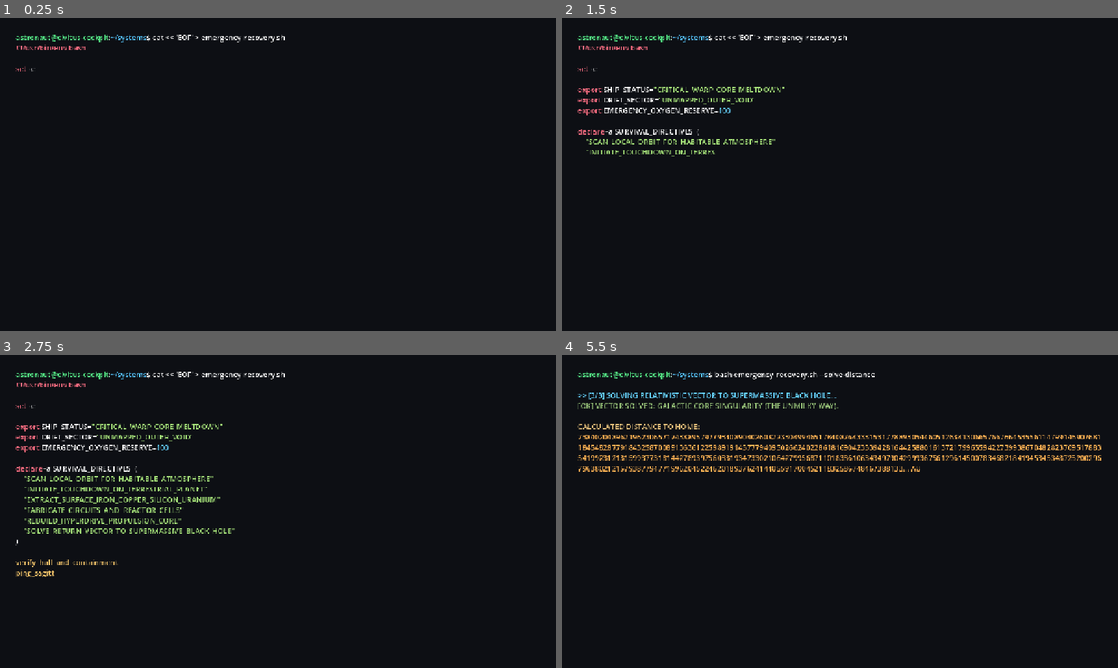
Above: before the commit, frames 1-4 (two rows, left to right).
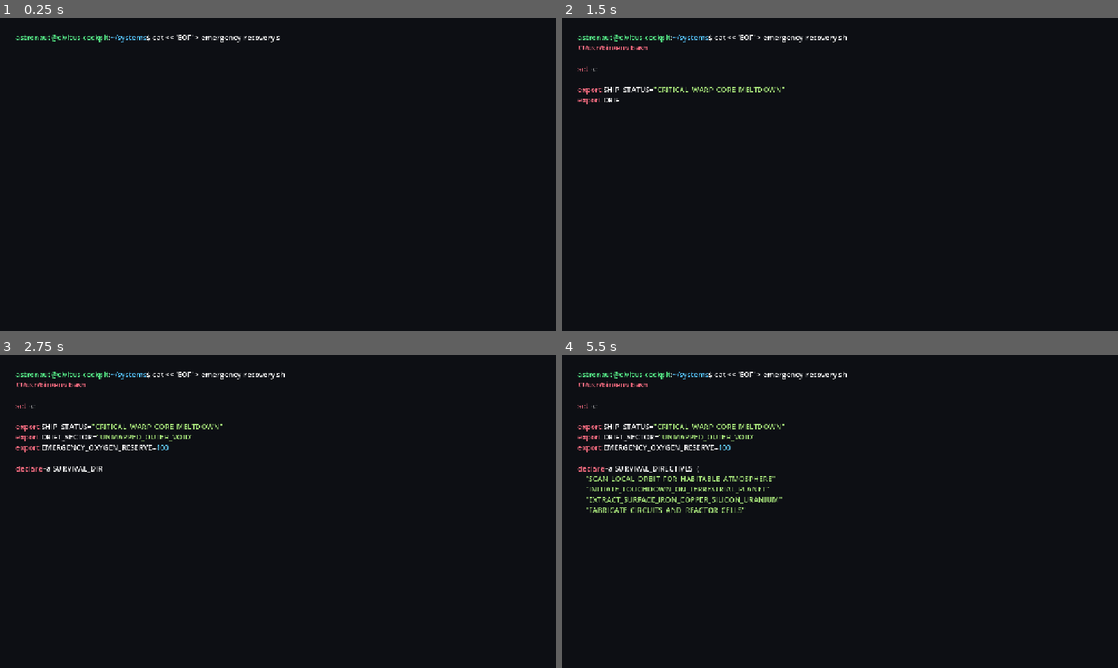
Above: after the commit, the same moments.

Repository: nicolasbuelvas/CIVITUS
Game: Godot game, scene res://scenes/tools/record_authentic_code_intro.tscn
Same seed, same stepped clock (60 frames per second), same inputs: the game is played once before the commit and once after it. This scene is started directly instead of the project's main scene. Sound files missing from this copy of the repository are replaced by a short silence.
Inputs (mouse positions are in pixels of both pictures, inside the frame that each line leads up to):
- Up to frame 1 (0.25 s): no input
- Up to frame 2 (1.5 s): tap Enter at 0.5 s; move the mouse to (962, 158) at 0.52 s; hold D (move_right) 0.53-1.25 s; hold Left (rotate_cam_left) 0.53-1.25 s; click (962, 158) at 0.67 s; drag from (728, 190) to (812, 237) at 1.27 s
- Up to frame 3 (2.75 s): move the mouse to (333, 442) at 2.02 s; hold D (move_right) from 2.03 s (still down); hold Shift (sprint) from 2.03 s (still down)
- Up to frame 4 (5.5 s): release D (move_right) at 2.75 s; release Shift (sprint) at 2.75 s; tap Space (jump_thrust) at 2.75 s; drag from (812, 574) to (673, 464) at 2.77 s; move the mouse to (1006, 558) at 3.52 s; hold A (move_left) 3.53-4.25 s; hold F 3.53-4.25 s; drag from (673, 464) to (756, 433) at 4.27 s; move the mouse to (867, 511) at 5.02 s; hold S (move_backward) from 5.03 s (still down); tap H at 5.1 s; click (867, 511) at 5.17 s

The runs differ from the first frame. In frame 1, 0.1% of the frame differs, in the area x 2-52%, y 5-18%; in frame 2, 1.1%; in frame 3, 2.0%; in frame 4, 6.5%, in the area x 2-97%, y 5-51%.

Commit message:
feat: 60fps silky smooth window-to-sun glide and extended 16s code execution with shortened black hole

Diff:
--- a/scripts/tools/record_authentic_code_intro.gd
+++ b/scripts/tools/record_authentic_code_intro.gd
@@ -1,7 +1,7 @@
 extends Node3D
 
 var frame_count: int = 0
-var max_frames: int = 750 # 25.0s @ 30fps
+var max_frames: int = 1440 # 24.0s @ 60fps
 var frames_dir: String = "res://temp_frames/authentic_intro/"
 var anim_time: float = 0.0
 
@@ -75,7 +75,7 @@
 var infinite_digits_pool: String = ""
 
 func _ready() -> void:
-	print("[Linux TTY Intro] Initializing 25.0s timed intro sequence...")
+	print("[Linux TTY Intro] Initializing 24.0s @ 60 FPS sequence...")
 	DirAccess.make_dir_recursive_absolute(ProjectSettings.globalize_path(frames_dir))
 
 	total_bash_chars = bash_script_plain.length()
@@ -222,7 +222,8 @@
 	title_card.add_child(subtitle_lbl)
 
 func _process(_delta: float) -> void:
-	var dt = 1.0 / 30.0
+	# Fixed step of 1/60s per frame for 60 FPS silky smooth motion
+	var dt = 1.0 / 60.0
 	anim_time += dt
 	_update_sequence(anim_time, dt)
 
@@ -235,57 +236,57 @@
 
 	frame_count += 1
 	if frame_count >= max_frames:
-		print("[Linux TTY Intro] All 750 frames captured.")
+		print("[Linux TTY Intro] All 1440 frames captured.")
 		get_tree().quit(0)
 
 func _update_sequence(t: float, dt: float) -> void:
 	# =========================================================================
-	# BEAT 1: 0.0s to 12.0s -> CODE & TERMINAL (LONGEST BEAT - 12s)
-	# =========================================================================
-	if t < 12.0:
+	# BEAT 1: 0.0s to 16.0s -> CODE & TERMINAL (LONGEST BEAT - 16s)
+	# =========================================================================
+	if t < 16.0:
 		black_screen.visible = true
 		terminal_rtl.visible = true
 		black_hole_quad.visible = false
 		sun_sphere.visible = false
 		ship.visible = false
 
-		# Phase 1A: Typing bash script (0.0s to 6.5s)
-		if t < 6.5:
-			var typing_p = clamp(t / 6.0, 0.0, 1.0)
+		# Phase 1A: Typing bash script calmly (0.0s to 8.5s)
+		if t < 8.5:
+			var typing_p = clamp(t / 8.0, 0.0, 1.0)
 			var chars_to_show = int(typing_p * total_bash_chars)
 			var cursor = "[color=#5af78e]█[/color]" if fmod(t, 0.24) < 0.12 else " "
 			terminal_rtl.text = prompt_str + bash_script_bbcode + cursor
 			terminal_rtl.visible_characters = 54 + chars_to_show
 
-		# Phase 1B: Part 1 Run & Error (6.5s to 8.2s)
-		elif t < 8.2:
+		# Phase 1B: Part 1 Run & Error (8.5s to 10.8s)
+		elif t < 10.8:
 			terminal_rtl.visible_characters = -1
-			if t > 8.0:
+			if t > 10.6:
 				terminal_rtl.text = "[color=#5af78e]astronaut@civitus-cockpit[/color]:[color=#57c7ff]~/systems[/color][color=#f1f1f0]$[/color] clear"
 			else:
 				var out = "[color=#5af78e]astronaut@civitus-cockpit[/color]:[color=#57c7ff]~/systems[/color][color=#f1f1f0]$[/color] bash emergency_recovery.sh --check-relay\n\n"
 				out += "[color=#67d5ff]>> [1/3] VERIFYING QUANTUM RELAY HANDSHAKE (relay.unmilkyway.core)...[/color]\n"
-				if t >= 7.0:
+				if t >= 9.3:
 					out += "[color=#ff5555]>>> [ERR_CONNECTION_TIMEOUT] 0 repeaters in range. Link negotiation failed.[/color]\n"
 					out += "[color=#ff5555]    Galactic core communication grid unreachable. Signal lost.[/color]\n\n"
 					out += "[color=#ff7085][FAILED] EXIT CODE 1[/color]"
 				terminal_rtl.text = out
 
-		# Phase 1C: Part 2 Run & Error (8.2s to 9.8s)
-		elif t < 9.8:
+		# Phase 1C: Part 2 Run & Error (10.8s to 13.0s)
+		elif t < 13.0:
 			terminal_rtl.visible_characters = -1
-			if t > 9.6:
+			if t > 12.8:
 				terminal_rtl.text = "[color=#5af78e]astronaut@civitus-cockpit[/color]:[color=#57c7ff]~/systems[/color][color=#f1f1f0]$[/color] clear"
 			else:
 				var out = "[color=#5af78e]astronaut@civitus-cockpit[/color]:[color=#57c7ff]~/systems[/color][color=#f1f1f0]$[/color] bash emergency_recovery.sh --check-warp\n\n"
 				out += "[color=#67d5ff]>> [2/3] DIAGNOSING WARP CORE MAGNETIC CONTAINMENT & COILS...[/color]\n"
-				if t >= 8.8:
+				if t >= 11.6:
 					out += "[color=#ff5555]>>> [CRITICAL_MELTDOWN] SCRIPT ERROR: Hyperdrive coils vaporized.[/color]\n"
 					out += "[color=#ff5555]    Magnetic containment compromised. Relativistic propulsion offline.[/color]\n\n"
 					out += "[color=#ff7085][FAILED] EXIT CODE 2[/color]"
 				terminal_rtl.text = out
 
-		# Phase 1D: Part 3 Solve Distance & Infinite Stream (9.8s to 12.0s)
+		# Phase 1D: Part 3 Solve Distance & Infinite Stream (13.0s to 16.0s)
 		else:
 			terminal_rtl.visible_characters = -1
 			var out = "[color=#5af78e]astronaut@civitus-cockpit[/color]:[color=#57c7ff]~/systems[/color][color=#f1f1f0]$[/color] bash emergency_recovery.sh --solve-distance\n\n"
@@ -293,21 +294,21 @@
 			out += "[color=#98c379][OK] VECTOR SOLVED: GALACTIC CORE SINGULARITY (THE UNMILKY WAY).[/color]\n\n"
 			out += "[color=#e5c07b]CALCULATED DISTANCE TO HOME: [/color]"
 
-			var num_time = t - 10.1
-			var digits_count = int(clamp(num_time / 1.7, 0.0, 1.0) * 850)
+			var num_time = t - 13.3
+			var digits_count = int(clamp(num_time / 2.3, 0.0, 1.0) * 850)
 			var sub_digits = infinite_digits_pool.substr(0, digits_count)
 
 			out += "[color=#ffb454]" + sub_digits + "... AU[/color]\n\n"
-			if num_time > 1.0:
+			if num_time > 1.2:
 				out += "[color=#ff7085]>>> SYSTEM WARNING: INFINITE DISTANCE DETECTED // TRAVEL TIME: UNMEASURABLE[/color]"
 
 			terminal_rtl.text = out
 
 	# =========================================================================
-	# BEAT 2: 12.0s to 19.5s -> SUPERMASSIVE BLACK HOLE (SECOND LONGEST - 7.5s)
+	# BEAT 2: 16.0s to 19.5s -> SUPERMASSIVE BLACK HOLE (SHORTENED TO 3.5s)
 	# =========================================================================
 	elif t < 19.5:
-		var b2_t = t - 12.0
+		var b2_t = t - 16.0
 		black_screen.visible = false
 		terminal_rtl.visible = false
 
@@ -315,12 +316,12 @@
 		sun_sphere.visible = false
 		ship.visible = false
 
-		camera.position = Vector3(0, 0, lerp(13.5, 6.2, b2_t / 7.5))
+		camera.position = Vector3(0, 0, lerp(12.5, 6.8, b2_t / 3.5))
 		camera.look_at(Vector3.ZERO, Vector3.UP)
-		black_hole_quad.rotation.z += dt * 0.035
-
-	# =========================================================================
-	# BEAT 3: 19.5s to 25.0s -> CABIN, WINDOW & ULTRA SMOOTH SUN FLIGHT (5.5s)
+		black_hole_quad.rotation.z += dt * 0.04
+
+	# =========================================================================
+	# BEAT 3: 19.5s to 24.0s -> CABIN & ULTRA SMOOTH 60 FPS FORWARD GLIDE (4.5s)
 	# =========================================================================
 	else:
 		var b3_t = t - 19.5
@@ -333,12 +334,12 @@
 		sun_sphere.rotation.y += dt * 0.08
 
 		# Ultra smooth forward camera glide through the window cutout
-		var p = clamp(b3_t / 5.2, 0.0, 1.0)
-		# Smoothstep easing (S-curve: slow start, constant glide, slow stop)
-		var s_p = p * p * (3.0 - 2.0 * p)
-
+		var p = clamp(b3_t / 4.4, 0.0, 1.0)
+		var s_p = p * p * (3.0 - 2.0 * p) # Smoothstep easing
+
+		# Gentle displacement from cockpit center (Z=-0.6) smoothly floating forward
 		var start_pos = Vector3(0.0, 1.84, -0.6)
-		var end_pos = Vector3(1.0, 2.7, -27.0)
+		var end_pos = Vector3(0.8, 2.5, -14.0)
 		camera.position = start_pos.lerp(end_pos, s_p)
 
 		var start_look = Vector3(0.0, 1.96, -4.0)
@@ -347,9 +348,9 @@
 		camera.look_at(cur_look, Vector3.UP)
 
 		# Smooth progressive background darkening
-		fade_overlay.color = Color(0.0, 0.0, 0.0, clamp((b3_t - 1.8) / 2.0, 0.0, 0.90))
+		fade_overlay.color = Color(0.0, 0.0, 0.0, clamp((b3_t - 1.5) / 1.8, 0.0, 0.90))
 
 		# Smooth title fade-in
-		if b3_t > 2.0:
-			var title_p = clamp((b3_t - 2.0) / 1.8, 0.0, 1.0)
+		if b3_t > 1.8:
+			var title_p = clamp((b3_t - 1.8) / 1.6, 0.0, 1.0)
 			title_card.modulate.a = title_p
Not shown, changed: animacion_intro_the_unmilky_way_final.mp4
Not shown, changed: assets/audio/pure_typing_intro_soundtrack.wav
Not shown, changed: scripts/tools/generate_authentic_intro_audio.py
